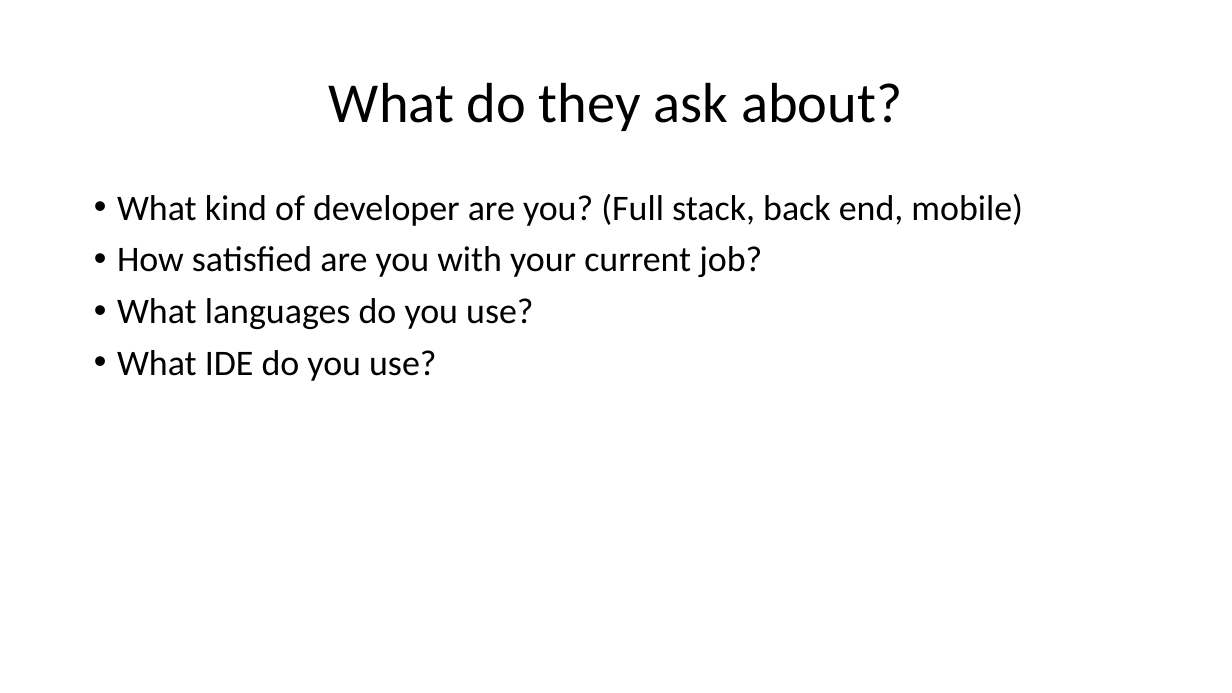
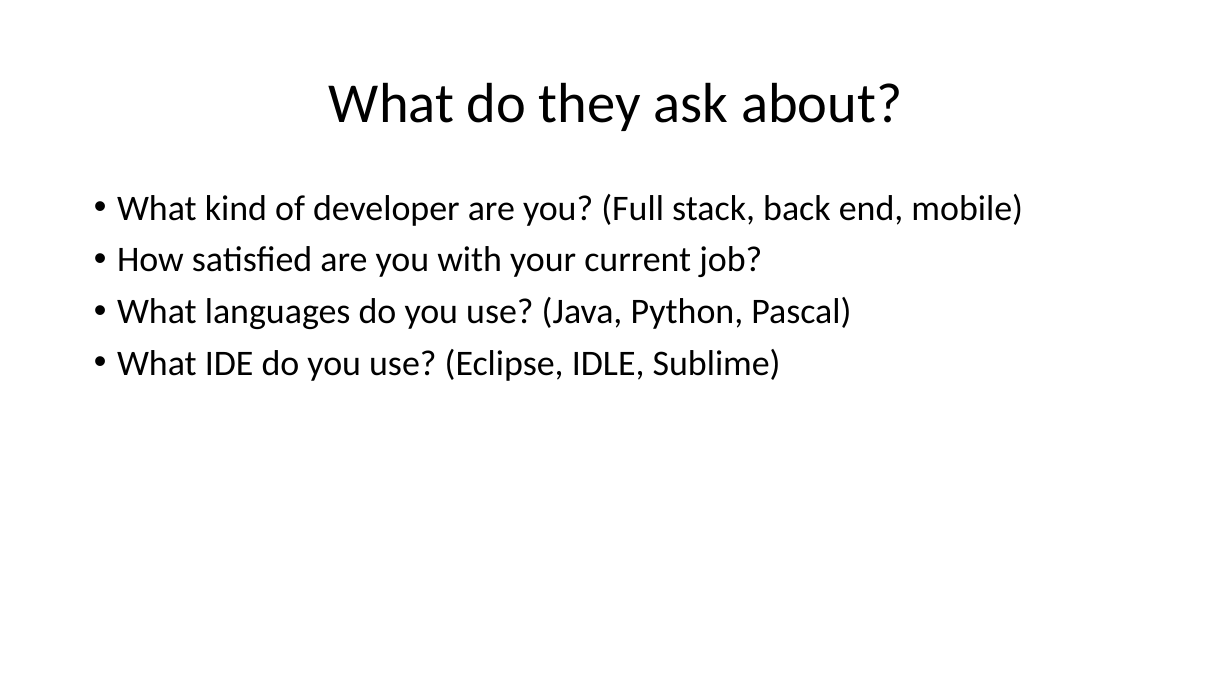
Before and after one commit to Iotaslair/DM-ML-Personal-Project, a slide deck: slide 5 of Presentations/For Me/Presentation.pptx (slide 7 before the commit). Drawn at 1232x693 pixels with LibreOffice and Linux fonts; fonts in the diff are those of the drawing. Boxes give left, top, right and bottom in pixels: in the first picture for what was removed or moved away, otherwise in the second. Text is boxed around its words. In the diff, an @@ line names an element or a change of style, - is before the commit and + after.

```diff
--- a/Presentations/For Me/Presentation.pptx
+++ b/Presentations/For Me/Presentation.pptx
@@ text at <box>117,297,851,381</box>: text changed @@
-• What languages do you use?
-• What IDE do you use?
+• What languages do you use? (Java, Python, Pascal)
+• What IDE do you use? (Eclipse, IDLE, Sublime)
```
Also in this commit, not shown: 5 other slides changed, 9 slides added, 10 slides removed, 4 other files.
